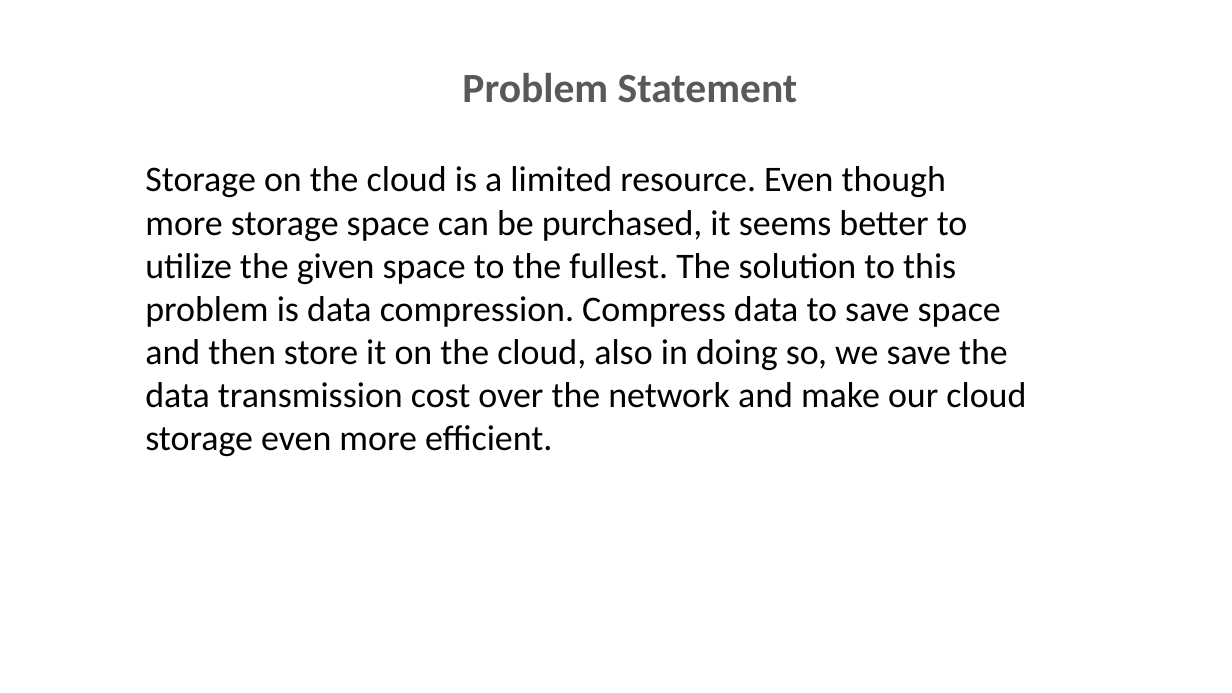
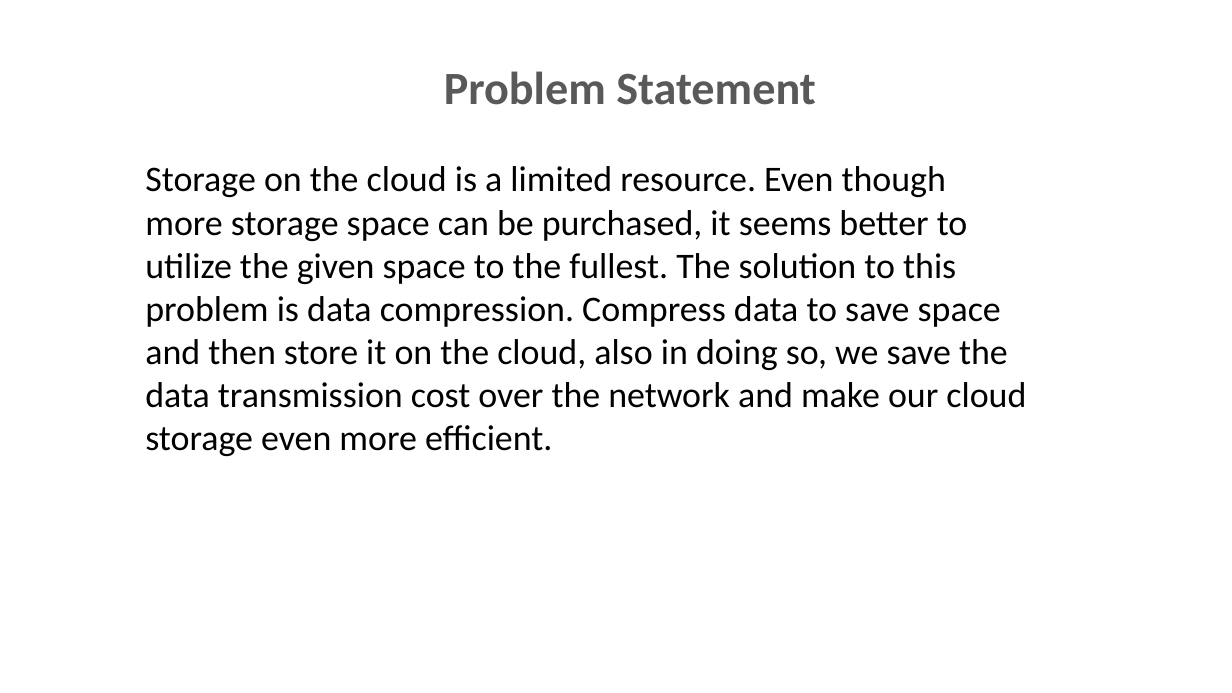
Before and after one commit to ashiagarwal73/Comparision-and-implementation-of-Compression-Algorithms, a slide deck: slide 6 of PodHandler.pptx (slide 5 before the commit). Drawn at 1232x693 pixels with LibreOffice and Linux fonts; fonts in the diff are those of the drawing; background and template pictures are left out. Boxes give left, top, right and bottom in pixels: in the first picture for what was removed or moved away, otherwise in the second. Text is boxed around its words. In the diff, an @@ line names an element or a change of style, - is before the commit and + after.

```diff
--- a/PodHandler.pptx
+++ b/PodHandler.pptx
@@ text "Problem Statement" at bbox=[444, 71, 816, 105]: size 32.4 to 36 pt @@
```
Also in this commit, not shown: 11 other slides changed, 2 slides added, 1 slide removed.
